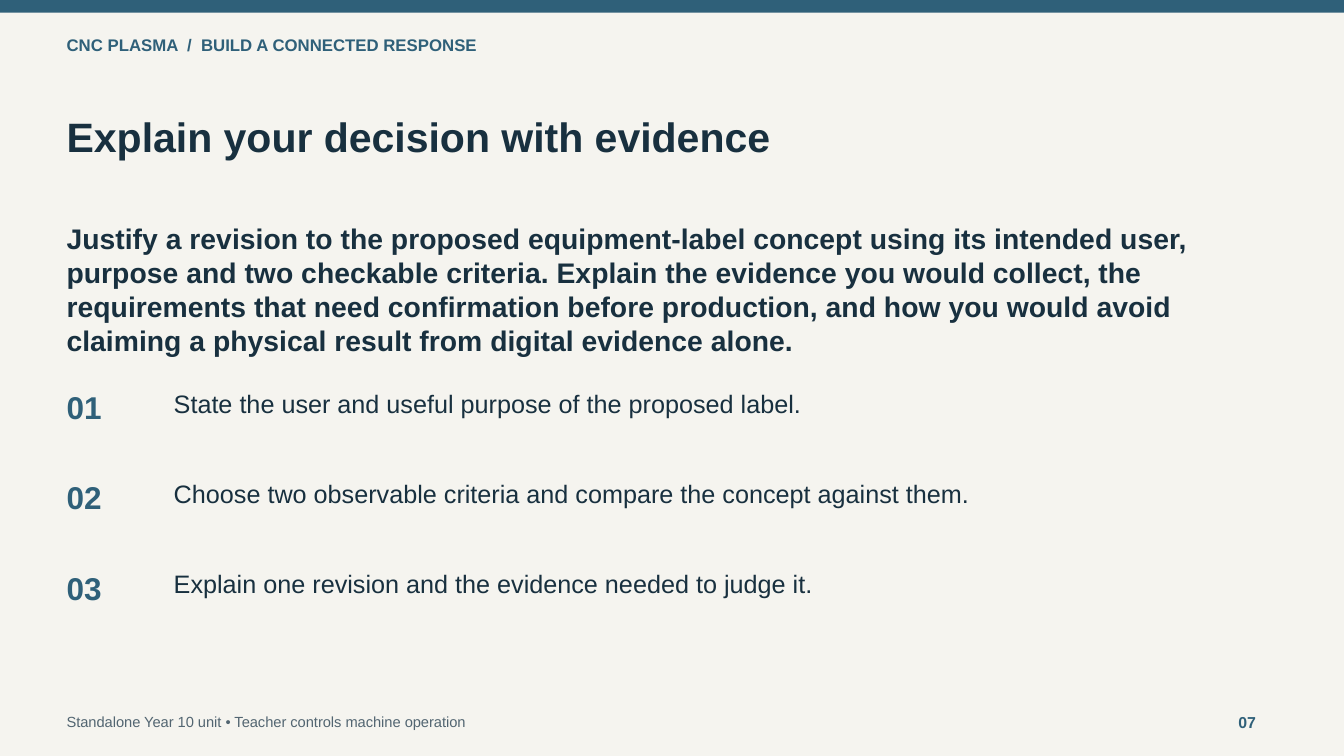
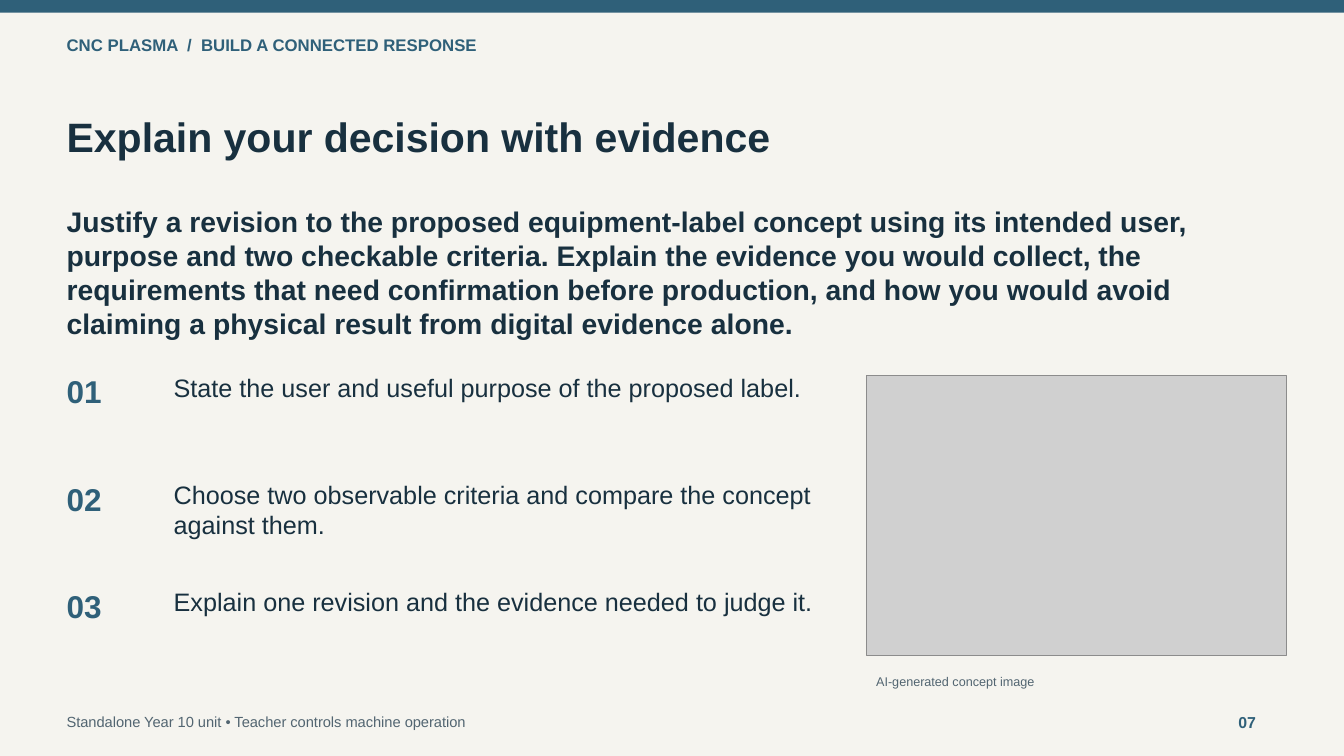
Before and after one commit to stevencowell/Main-Page, a slide deck: slide 7 of CNC-Plasma/assets/downloads/module-02-classroom.pptx. Drawn at 1344x756 pixels with LibreOffice and Linux fonts; fonts in the diff are those of the drawing; grey boxes stand for pictures. Boxes give left, top, right and bottom in pixels: in the first picture for what was removed or moved away, otherwise in the second. Text is boxed around its words. In the diff, an @@ line names an element or a change of style, - is before the commit and + after.

Commit message:
Add slide-specific images to CNC Plasma classroom PowerPoints

```diff
--- a/CNC-Plasma/assets/downloads/module-02-classroom.pptx
+++ b/CNC-Plasma/assets/downloads/module-02-classroom.pptx
@@ text "Justify a revision to the ...": place and size @@
-text "Justify a revision to the ..." at box(67, 228, 1186, 357)
+text "Justify a revision to the ..." at box(67, 211, 1186, 340)
@@ text "01": place and size @@
-text "01" at box(67, 397, 102, 420)
+text "01" at box(67, 381, 102, 404)
@@ text "State the user and useful ...": place and size @@
-text "State the user and useful ..." at box(174, 394, 801, 419)
+text "State the user and useful ..." at box(174, 378, 801, 403)
@@ picture added at box(866, 376, 1287, 656) @@
@@ text "Choose two observable criteria and ..." rewrapped from box(174, 484, 969, 509) to box(174, 485, 810, 540) @@
@@ text "03": place and size @@
-text "03" at box(67, 578, 102, 601)
+text "03" at box(67, 596, 102, 619)
@@ text "Explain one revision and the ...": place and size @@
-text "Explain one revision and the ..." at box(174, 574, 813, 599)
+text "Explain one revision and the ..." at box(174, 592, 813, 617)
@@ text added at box(876, 677, 1034, 689), 9 pt, text #526571 @@
+AI-generated concept image
```
Also in this commit, not shown: 7 other slides changed, 4 other files.
